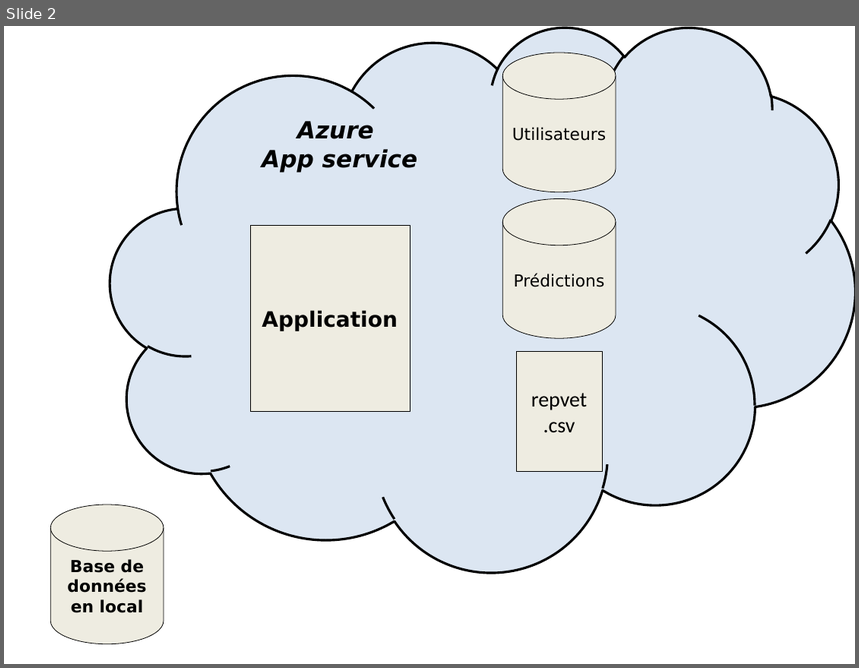
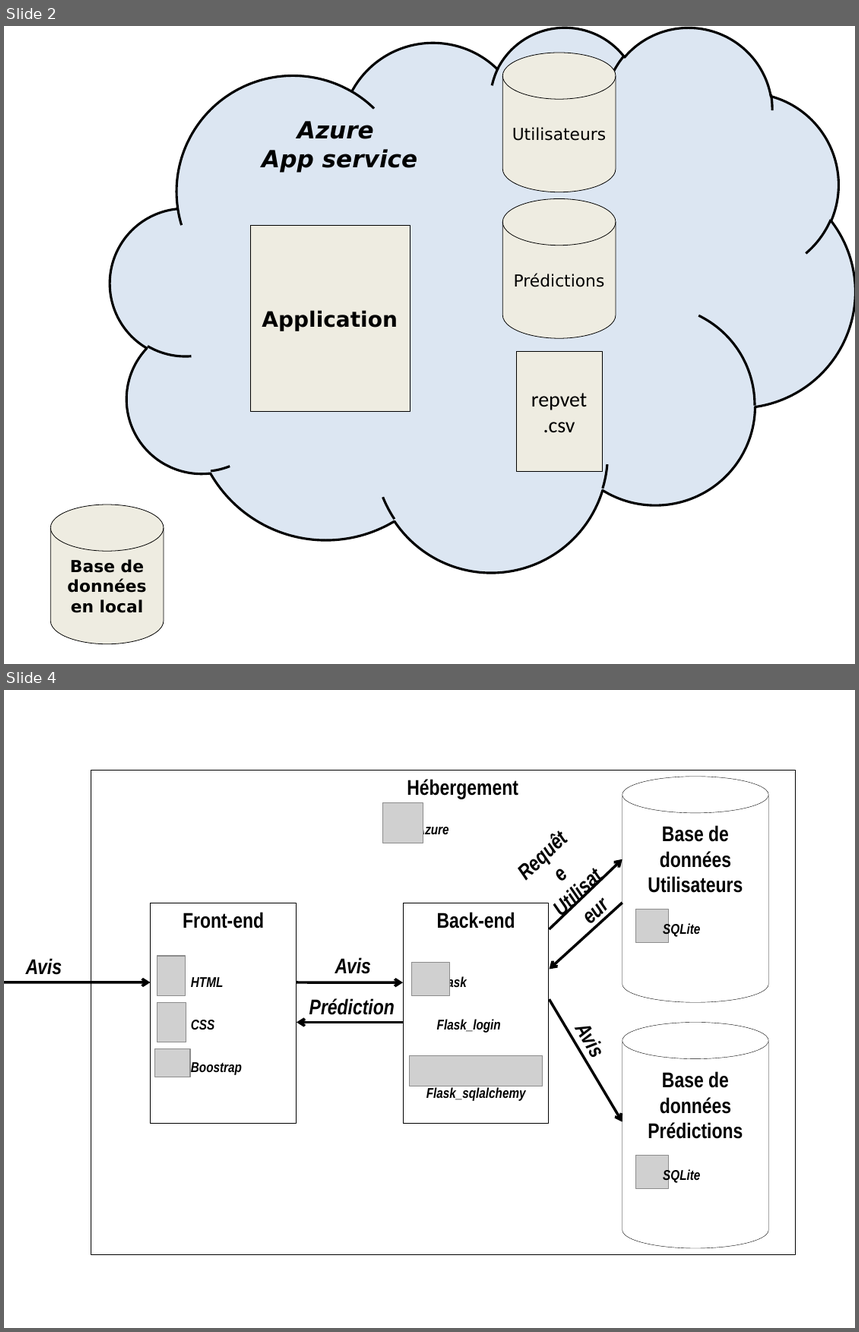
Before and after one commit to marianneSimplon/projet_fil_rouge, a slide deck: ORAL/SCHEMAS.pptx. Shown one above the other, each under a label of ours: slide 2 before the commit, slides 2 and 4 after it; the slides between them are not shown. The pictures are 859x668 and 859x1332 pixels, drawn with LibreOffice and Linux fonts; fonts in the diff are those of the drawing; grey boxes stand for pictures; background and template pictures are left out. Boxes give left, top, right and bottom in pixels: in the first picture for what was removed or moved away, otherwise in the second. Text is boxed around its words. In the diff, an @@ line names an element or a change of style, - is before the commit and + after.

```diff
--- a/ORAL/SCHEMAS.pptx
+++ b/ORAL/SCHEMAS.pptx
@@ slide 4 added at (4, 690, 855, 1328), background #FFFFFF @@
@@ rectangle added at (91, 770, 796, 1255), outline #000000 0.25 pt @@
@@ text added at (407, 779, 519, 799), 18 pt, text #000000, bold @@
+Hébergement
@@ cylinder added at (623, 777, 769, 1003), outline #000000 0.25 pt @@
@@ picture added at (382, 803, 423, 844) @@
@@ text added at (417, 823, 449, 837), 12 pt, text #000000, bold, italic @@
+Azure
@@ text added at (501, 815, 636, 951), 18 pt, text #000000, bold, italic @@
+Requête Utilisateur
@@ text added at (648, 825, 743, 893), 18 pt, text #000000, bold @@
+Base de données
+Utilisateurs
@@ arrow added from (550, 929) to (623, 859), #000000 2.25 pt @@
@@ rectangle added at (403, 903, 549, 1123), outline #000000 0.25 pt @@
@@ text added at (437, 912, 515, 929), 18 pt, text #000000, bold @@
+Back-end
@@ arrow added from (623, 903) to (550, 969), #000000 2.25 pt @@
@@ picture added at (636, 910, 669, 943) @@
@@ text added at (663, 923, 700, 937), 12 pt, text #000000, bold, italic @@
+SQLite
@@ text added at (26, 958, 62, 975), 18 pt, text #000000, bold, italic @@
+Avis
@@ group added at (151, 903, 296, 1123): 3 pictures, 2 texts, 1 rectangle @@
+Front-end
+HTML
+CSS
+Boostrap
@@ text added at (335, 958, 371, 974), 18 pt, text #000000, bold, italic @@
+Avis
@@ picture added at (411, 962, 450, 996) @@
@@ arrow added from (4, 983) to (151, 983), #000000 2.25 pt @@
@@ arrow added from (297, 983) to (403, 983), #000000 2.25 pt @@
@@ text added at (427, 976, 526, 1101), 12 pt, text #000000, bold, italic @@
+Flask
+Flask_login
+Flask_sqlalchemy
@@ text added at (310, 999, 395, 1015), 18 pt, text #000000, bold, italic @@
+Prédiction
@@ arrow added from (550, 1000) to (623, 1122), #000000 2.25 pt @@
@@ text added at (557, 997, 626, 1083), 18 pt, text #000000, bold, italic @@
+Avis
@@ arrow added from (403, 1023) to (297, 1023), #000000 2.25 pt @@
@@ cylinder added at (623, 1023, 769, 1249), outline #000000 0.25 pt @@
@@ picture added at (410, 1056, 543, 1087) @@
@@ text added at (648, 1072, 743, 1139), 18 pt, text #000000, bold @@
+Base de données
+Prédictions
@@ picture added at (636, 1156, 669, 1189) @@
@@ text added at (663, 1169, 700, 1183), 12 pt, text #000000, bold, italic @@
+SQLite
```
Also in this commit, not shown: 1 slide changed, 2 other slides added, 5 other files.
